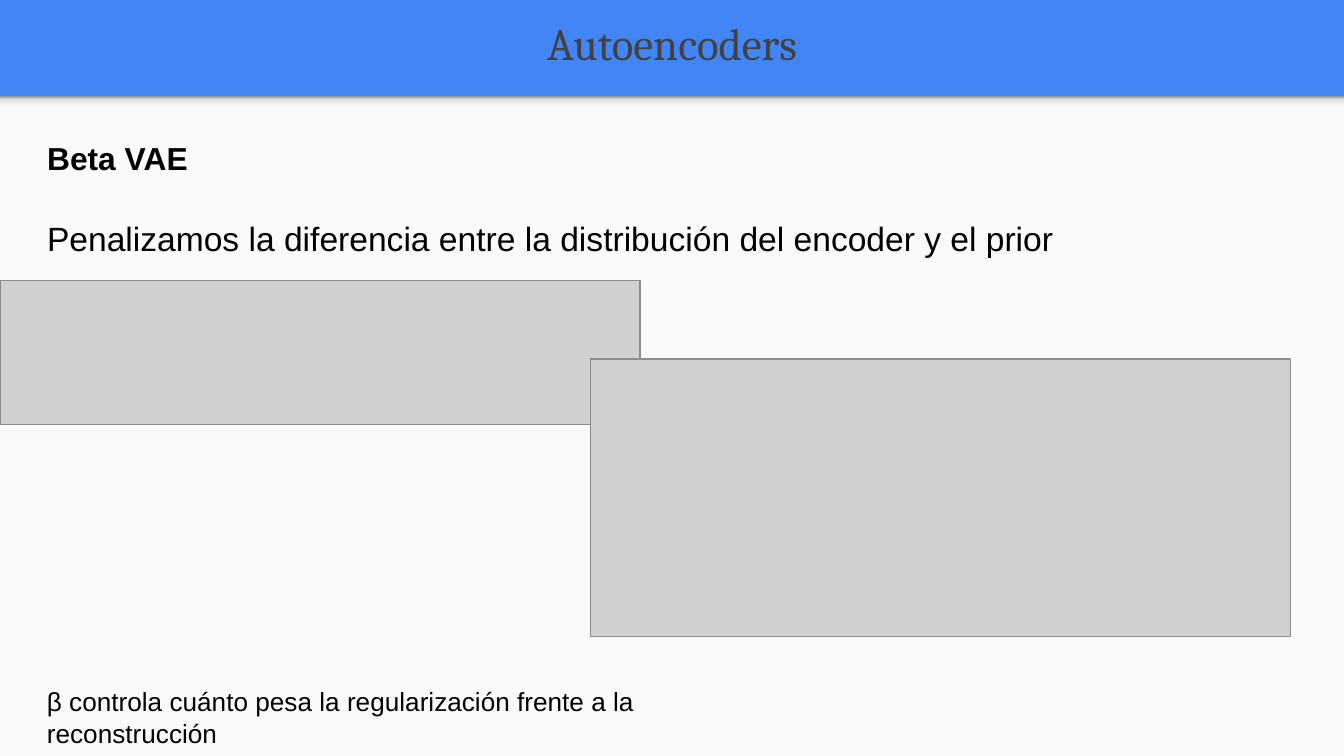
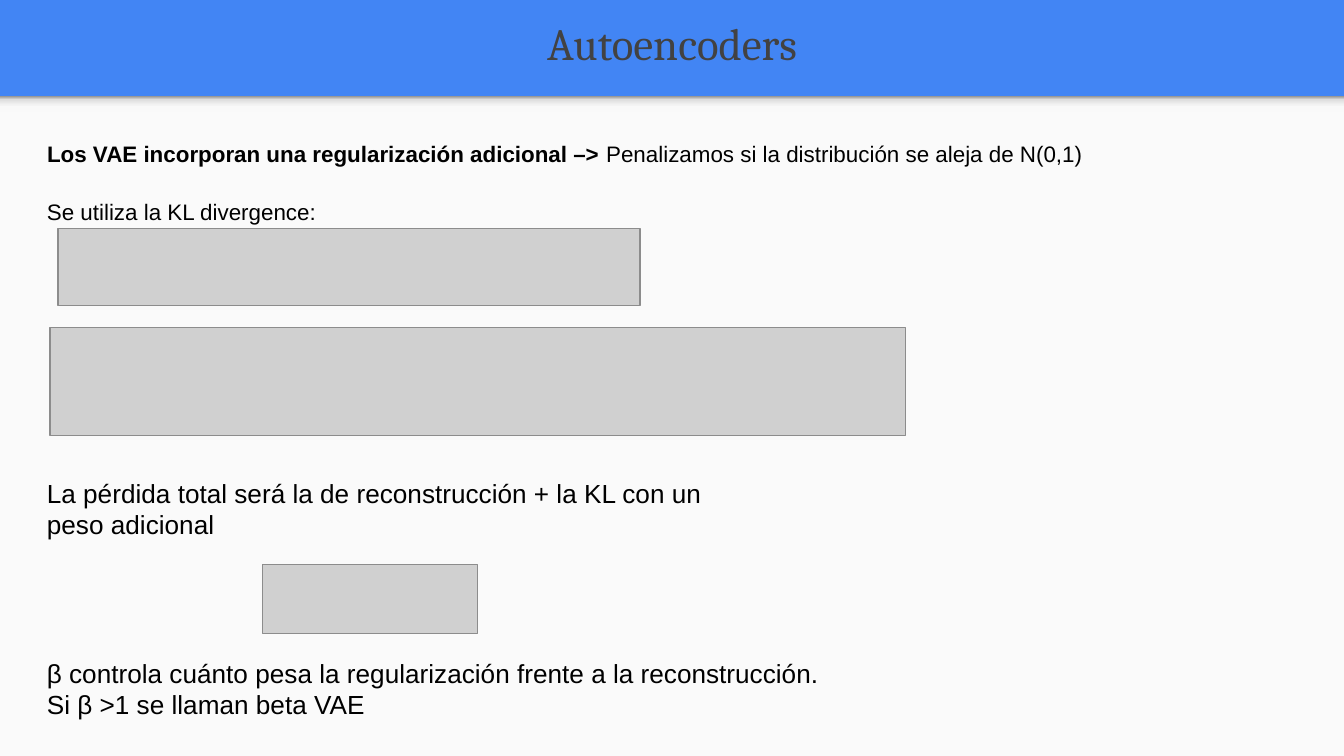
Before and after one commit to FIUBA-Posgrado-Inteligencia-Artificial/aprendizaje_profundo, a slide deck: slide 10 of clase_7/teoria/Clase_7.pptx (slide 16 before the commit). Drawn at 1344x756 pixels with LibreOffice and Linux fonts; fonts in the diff are those of the drawing; grey boxes stand for pictures. Boxes give left, top, right and bottom in pixels: in the first picture for what was removed or moved away, otherwise in the second. Text is boxed around its words. In the diff, an @@ line names an element or a change of style, - is before the commit and + after.

```diff
--- a/clase_7/teoria/Clase_7.pptx
+++ b/clase_7/teoria/Clase_7.pptx
@@ text at [47, 145, 1082, 167]: text changed; size 18 to 12 pt; bold on @@
-Beta VAE
-Penalizamos la diferencia entre la distribución del encoder y el prior
+Los VAE incorporan una regularización adicional –> Penalizamos si la distribución se aleja de N(0,1)
@@ text added at [47, 203, 316, 225], 12 pt, text #000000 @@
+Se utiliza la KL divergence:
@@ picture: place and size @@
-picture at [0, 281, 640, 425]
+picture at [58, 228, 640, 305]
@@ picture added at [50, 328, 906, 435] @@
@@ text added at [47, 483, 701, 540], 14 pt, text #000000 @@
+La pérdida total será la de reconstrucción + la KL con un peso adicional
@@ picture: place and size @@
-picture at [591, 359, 1292, 636]
+picture at [262, 564, 477, 633]
@@ text at [47, 663, 818, 720]: text changed @@
-β controla cuánto pesa la regularización frente a la reconstrucción
+β controla cuánto pesa la regularización frente a la reconstrucción. Si β >1 se llaman beta VAE
```
Also in this commit, not shown: 7 other slides changed, 2 slides added, 11 slides removed, 25 other files.
